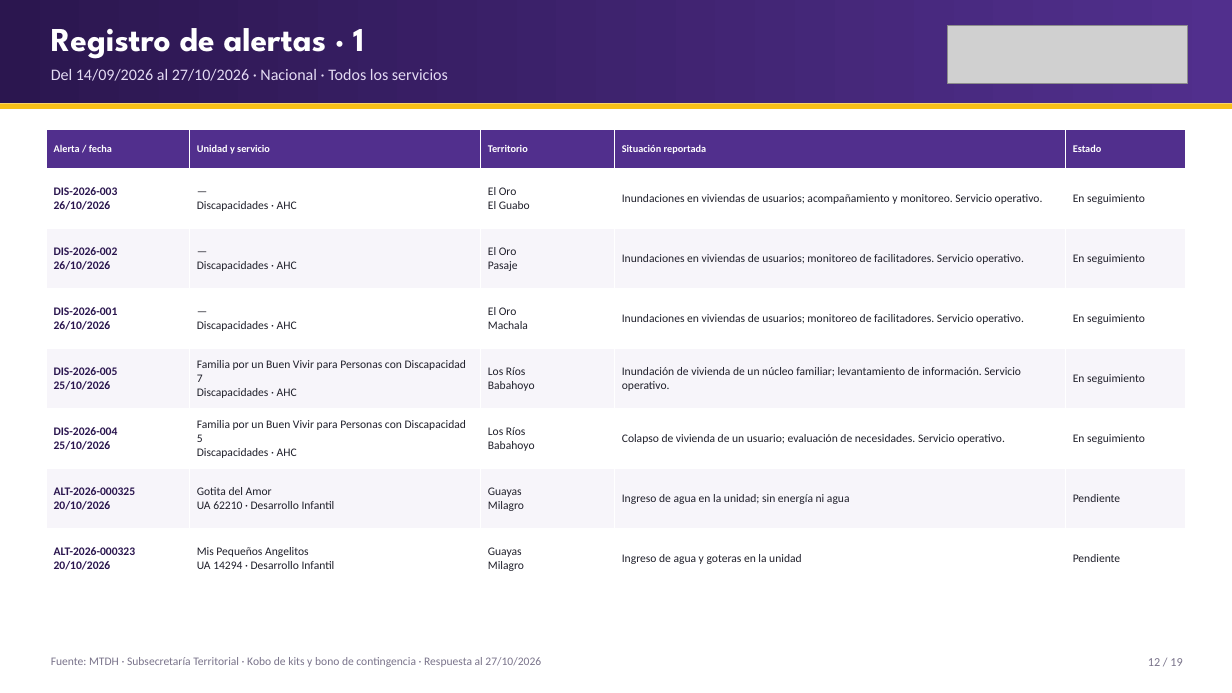
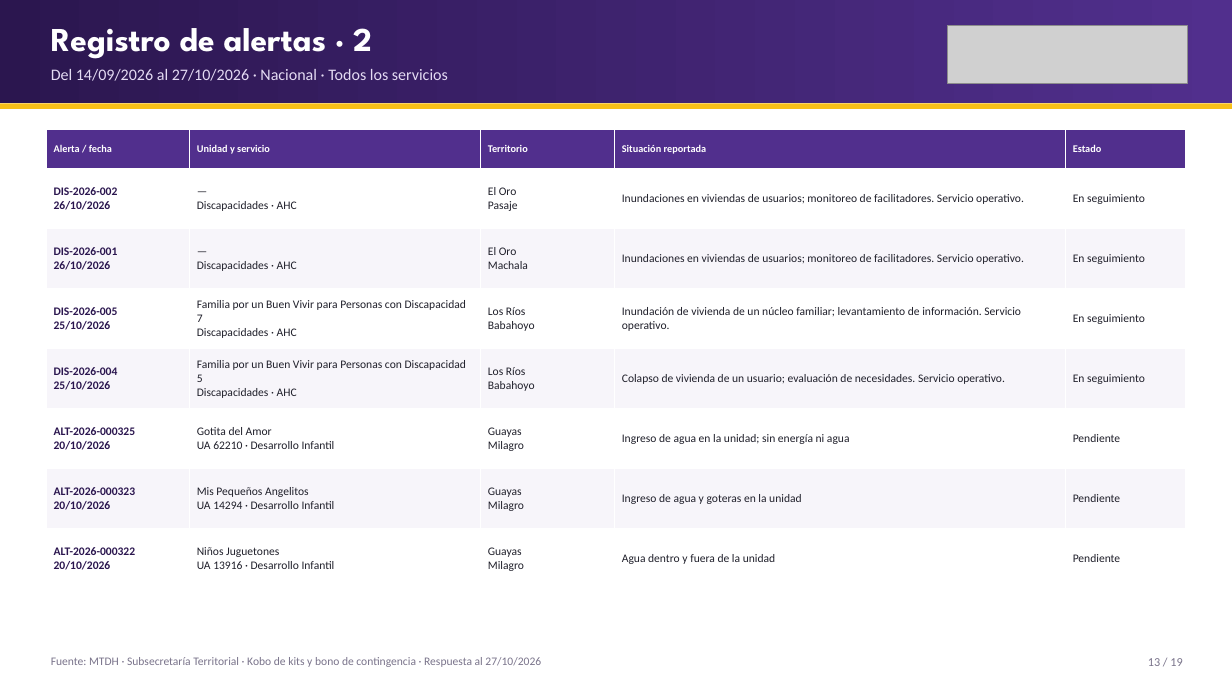
Before and after one commit to JuanAmbuludi/Sistema-Reporte-MTDH, a slide deck: slide 13 of docs/reportes/Seguimiento_ENOS_2026-10-26.pptx (slide 12 before the commit). Drawn at 1232x693 pixels with LibreOffice and Linux fonts; fonts in the diff are those of the drawing; grey boxes stand for pictures. Boxes give left, top, right and bottom in pixels: in the first picture for what was removed or moved away, otherwise in the second. Text is boxed around its words. In the diff, an @@ line names an element or a change of style, - is before the commit and + after.

```diff
--- a/docs/reportes/Seguimiento_ENOS_2026-10-26.pptx
+++ b/docs/reportes/Seguimiento_ENOS_2026-10-26.pptx
@@ text at bbox=[51, 28, 372, 59]: text changed @@
-Registro de alertas · 1
+Registro de alertas · 2
@@ table at bbox=[46, 129, 1186, 589] @@
-row 2: DIS-2026-003 26/10/2026 | — Discapacidades · AHC | El Oro El Guabo | Inundaciones en viviendas de usuarios; acompañamiento y monitoreo. Servicio operativo. | En seguimiento
+row 8: ALT-2026-000322 20/10/2026 | Niños Juguetones UA 13916 · Desarrollo Infantil | Guayas Milagro | Agua dentro y fuera de la unidad | Pendiente
```
Also in this commit, not shown: 4 other slides changed, 8 other files.
